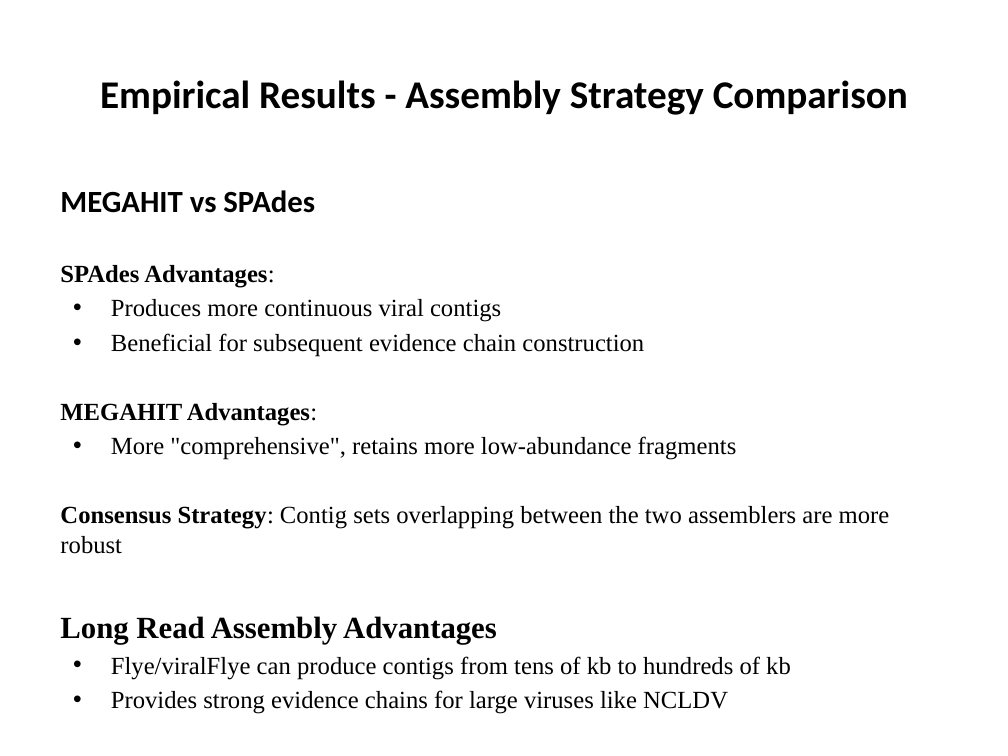
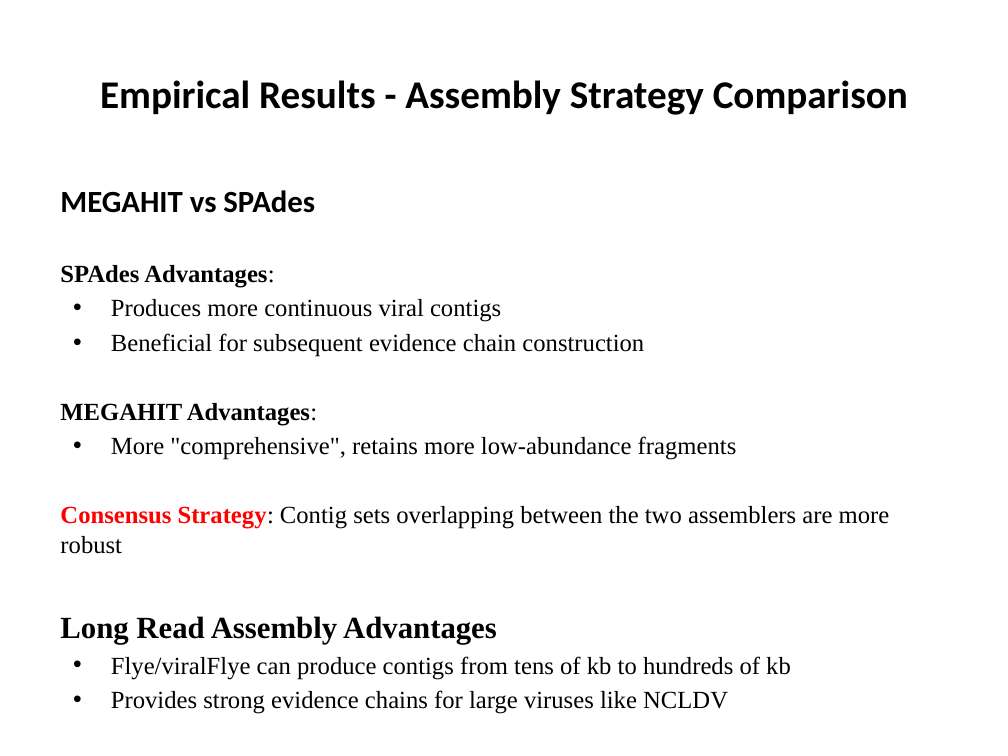
Before and after one commit to pengsihua2023/Metagenomic-Viral-Detection-Tool-Assessment, a slide deck: slide 17 of Wastewater Metagenomic Viral Detection Tool Assessment-1218.pptx. Drawn at 1008x756 pixels with LibreOffice and Linux fonts; fonts in the diff are those of the drawing. Boxes give left, top, right and bottom in pixels: in the first picture for what was removed or moved away, otherwise in the second. Text is boxed around its words. In the diff, an @@ line names an element or a change of style, - is before the commit and + after.

```diff
--- a/Wastewater Metagenomic Viral Detection Tool Assessment-1218.pptx
+++ b/Wastewater Metagenomic Viral Detection Tool Assessment-1218.pptx
@@ text at (x1=60, y1=506, x2=890, y2=554): text colour #000000 to #FF0000 in "Consensus Strategy:" @@
```
Also in this commit, not shown: 5 other slides changed.
